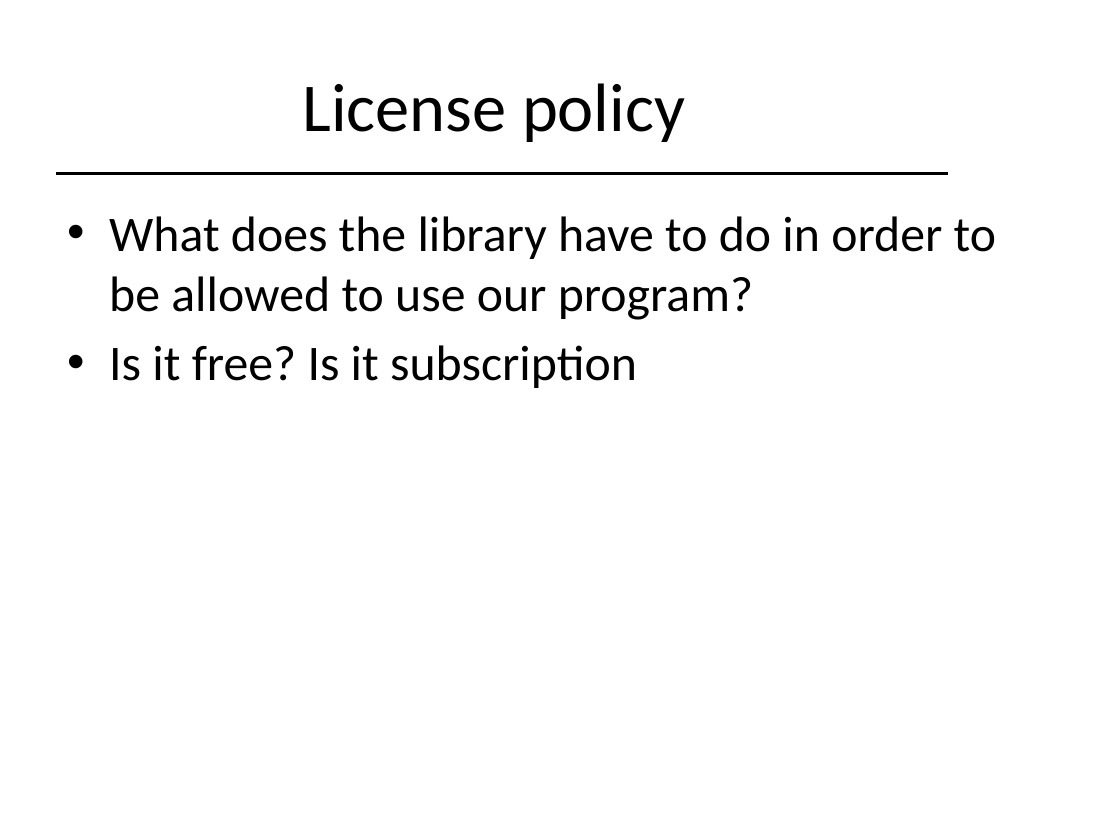
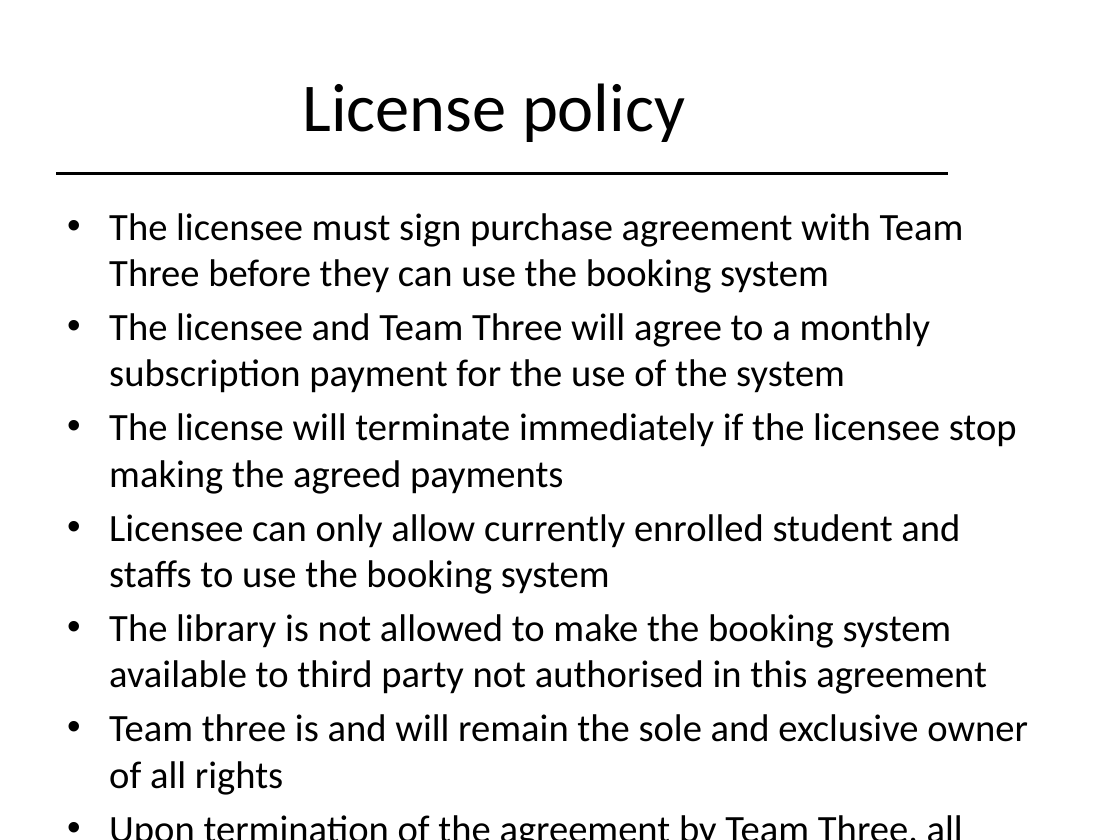
Before and after one commit to Almutairi12/library-booking-system, a slide deck: slide 9 of Booking System Terms.pptx. Drawn at 1120x840 pixels with LibreOffice and Linux fonts; fonts in the diff are those of the drawing; background and template pictures are left out. Boxes give left, top, right and bottom in pixels: in the first picture for what was removed or moved away, otherwise in the second. Text is boxed around its words. In the diff, an @@ line names an element or a change of style, - is before the commit and + after.

Commit message:
Added license to the terms

```diff
--- a/Booking System Terms.pptx
+++ b/Booking System Terms.pptx
@@ text at box(109, 213, 1028, 795): text changed; size 32 to 24.8 pt @@
-• What does the library have to do in order to be allowed to use our program?
-• Is it free? Is it subscription
+• The licensee must sign purchase agreement with Team Three before they can use the booking system
+• The licensee and Team Three will agree to a monthly subscription payment for the use of the system
+• The license will terminate immediately if the licensee stop making the agreed payments
+• Licensee can only allow currently enrolled student and staffs to use the booking system
+• The library is not allowed to make the booking system available to third party not authorised in this agreement
+• Team three is and will remain the sole and exclusive owner of all rights
+• Upon termination of the agreement by Team Three, all licenses, rights and authorizations granted herein will immediately terminate
```
